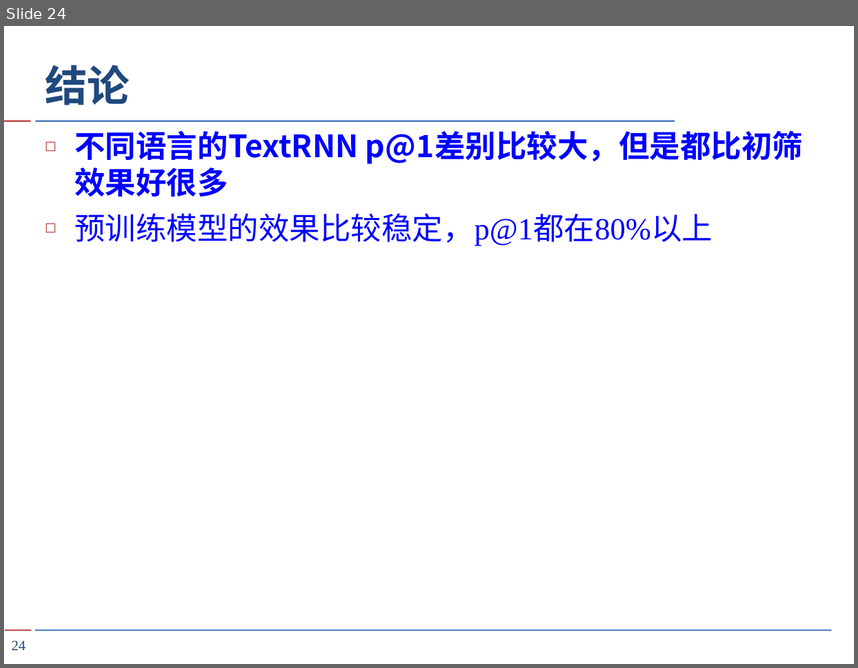
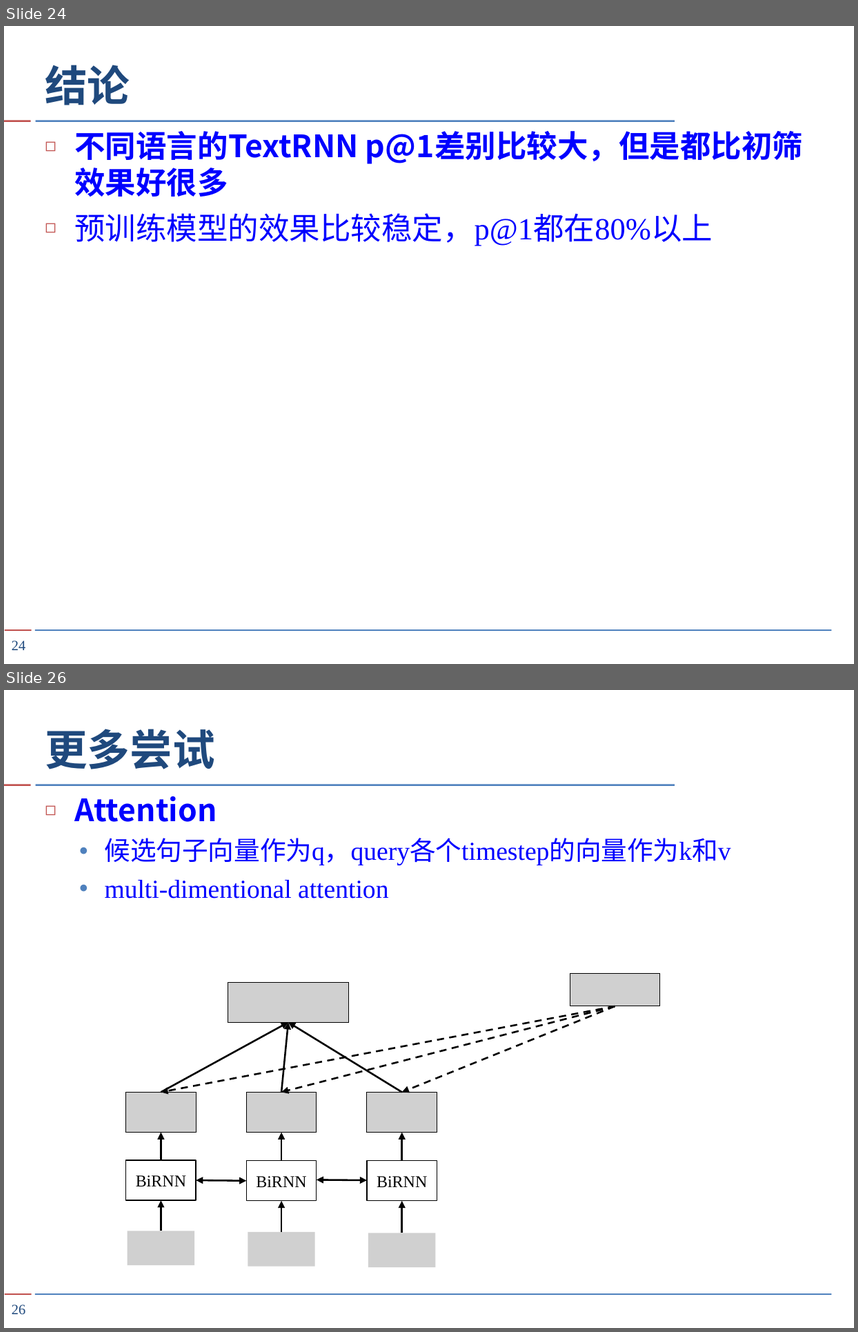
Before and after one commit to HMJW/hmjw.github.io, a slide deck: src/2020-9-3-text-ranker/TextRanker.pptx. Shown one above the other, each under a label of ours: slide 24 before the commit, slides 24 and 26 after it; the slides between them are not shown. The pictures are 858x668 and 858x1332 pixels, drawn with LibreOffice and Linux fonts; fonts in the diff are those of the drawing; grey boxes stand for pictures. Boxes give left, top, right and bottom in pixels: in the first picture for what was removed or moved away, otherwise in the second. Text is boxed around its words. In the diff, an @@ line names an element or a change of style, - is before the commit and + after.

Commit message:
TextRanker

```diff
--- a/src/2020-9-3-text-ranker/TextRanker.pptx
+++ b/src/2020-9-3-text-ranker/TextRanker.pptx
@@ slide 26 added at <box>4,690,854,1328</box>, background #FFFFFF; not listed: 4 template elements that a slide beside it also shows @@
@@ title added at <box>45,729,214,769</box>, 36 pt, text #1F497D, bold @@
+更多尝试
@@ text added at <box>74,796,731,898</box>, 22 pt, text #0000FF @@
+◻ Attention
+  ● 候选句子向量作为q，query各个timestep的向量作为k和v
+  ● multi-dimentional attention
@@ picture added at <box>570,973,660,1005</box> @@
@@ picture added at <box>228,982,349,1021</box> @@
@@ arrow added from (615, 1006) to (161, 1092), #000000 1.5 pt dashed @@
@@ arrow added from (615, 1006) to (281, 1092), #000000 1.5 pt dashed @@
@@ arrow added from (615, 1006) to (402, 1092), #000000 1.5 pt dashed @@
@@ arrow added from (161, 1092) to (288, 1023), #000000 1.5 pt @@
@@ arrow added from (281, 1092) to (288, 1023), #000000 1.5 pt @@
@@ arrow added from (402, 1092) to (288, 1023), #000000 1.5 pt @@
@@ picture added at <box>125,1092,195,1132</box> @@
@@ picture added at <box>246,1092,316,1132</box> @@
@@ picture added at <box>367,1092,437,1132</box> @@
@@ arrow added from (161, 1160) to (161, 1132), #000000 1.5 pt @@
@@ arrow added from (281, 1160) to (281, 1132), #000000 1.5 pt @@
@@ arrow added from (402, 1160) to (402, 1132), #000000 1.5 pt @@
@@ rectangle added at <box>125,1160,195,1200</box>, outline #000000 0.79 pt, 14 pt, text #000000 @@
+BiRNN
@@ rectangle added at <box>246,1160,316,1200</box>, outline #000000 0.79 pt, 14 pt, text #000000 @@
+BiRNN
@@ rectangle added at <box>367,1160,437,1200</box>, outline #000000 0.79 pt, 14 pt, text #000000 @@
+BiRNN
@@ double arrow added from (196, 1180) to (246, 1181), #000000 1.5 pt @@
@@ double arrow added from (317, 1180) to (367, 1180), #000000 1.5 pt @@
@@ arrow added from (161, 1231) to (161, 1200), #000000 1.5 pt @@
@@ arrow added from (281, 1232) to (281, 1201), #000000 1.5 pt @@
@@ arrow added from (402, 1232) to (402, 1201), #000000 1.5 pt @@
@@ picture added at <box>128,1231,194,1265</box> @@
@@ picture added at <box>248,1232,315,1265</box> @@
@@ picture added at <box>369,1232,436,1266</box> @@
@@ page number added at <box>12,1304,25,1314</box>, 12 pt, text #1F497D @@
+26
```
Also in this commit, not shown: 1 slide changed, 4 other slides added.
